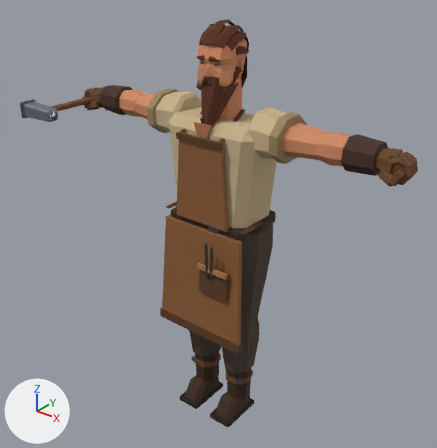
A saved change to the glTF model assets/models/blacksmith.glb.
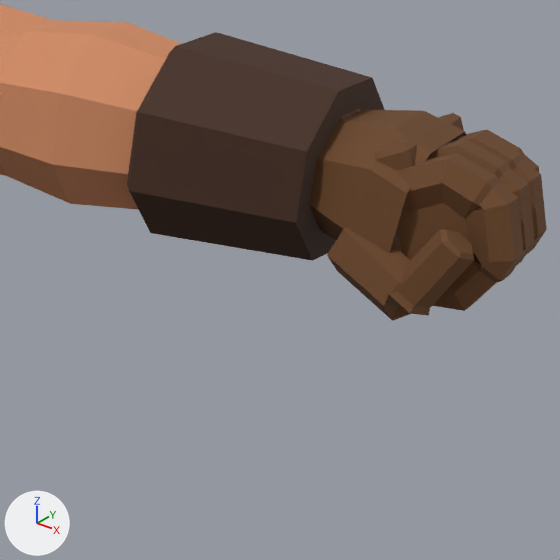
Old and new are each drawn whole from a 50 mm camera at (1.459, -1.855, 2.104) aimed at (0.007, -0.04, 0.979) and again close up on the part from 73% to 96% of the width and 29% to 52% of the height. Arrows for +X, +Y and +Z are at lower left; the lights stay in place. The last two pictures show the newer version.

Names of what the first close-up shows: 'Blacksmith'.
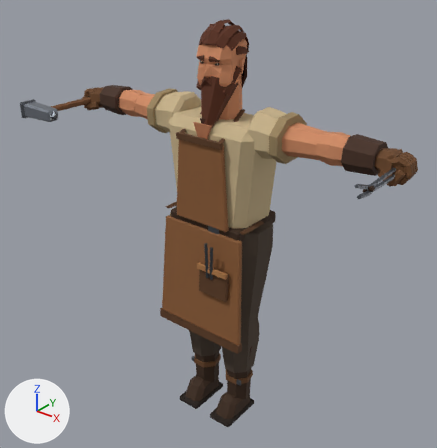
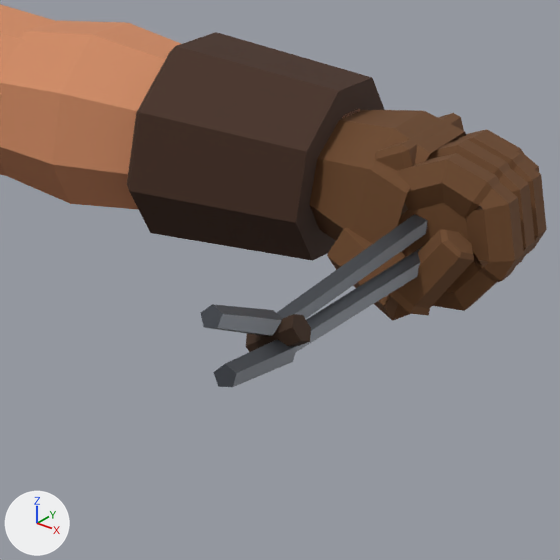
The change, as a diff of the scene's bpy script:
```diff
--- a/assets/models/blacksmith.glb.py
+++ b/assets/models/blacksmith.glb.py
@@ me_tongs @@
+me_tongs.from_pydata(...)  # 52 vertices, 84 faces; spans x -0.018..0.018, y -0.327..0.08, z -0.017..0.036
+# faces by material slot: [64, 20]
+me_tongs.materials.append(mat_b_iron)  # dark grey #5d6168
+me_tongs.materials.append(mat_b_leather_d)  # brown #3a2412
@@ ob_tongs @@
+ob_tongs = bpy.data.objects.new('Tongs', me_tongs)
+ob_tongs.location = (0.7507, 0.0099, 1.3938)
```

Where the change shows, as pixel boxes (x1, y1, x2, y2) in the close-ups (560 x 560 px):
'Tongs', added
    after: (201, 214, 428, 387)
    faces in mat_b_iron (dark grey #5d6168): (201, 214, 428, 387)
    faces in mat_b_leather_d (brown #3a2412): (246, 314, 311, 352)
